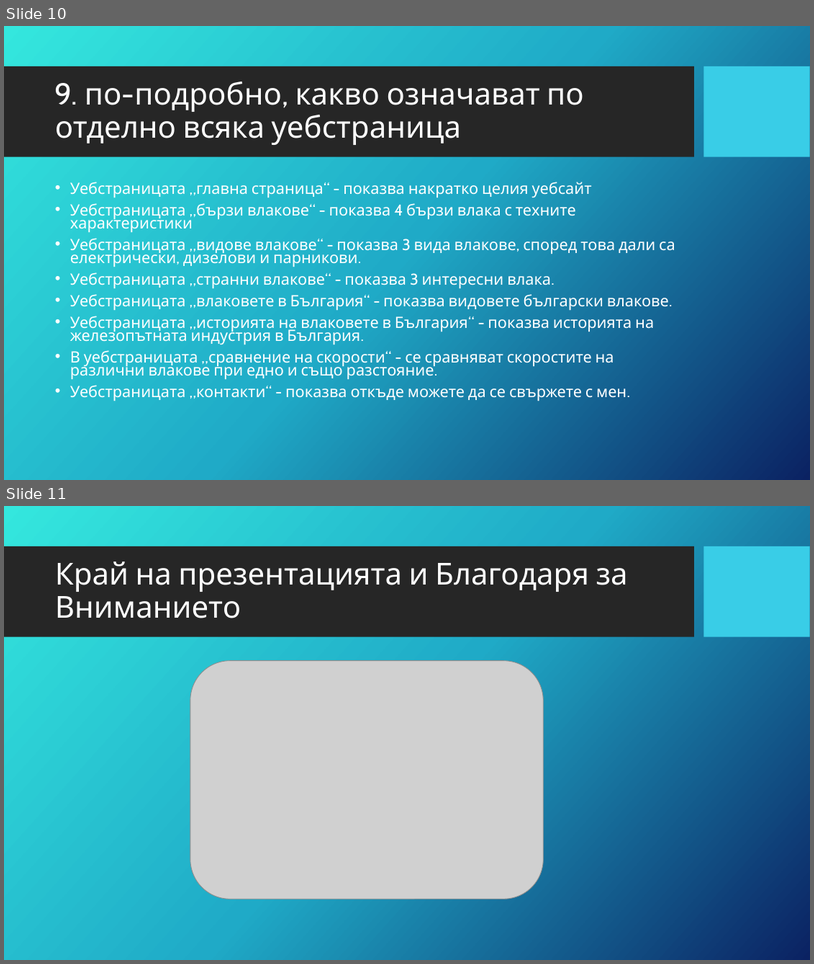
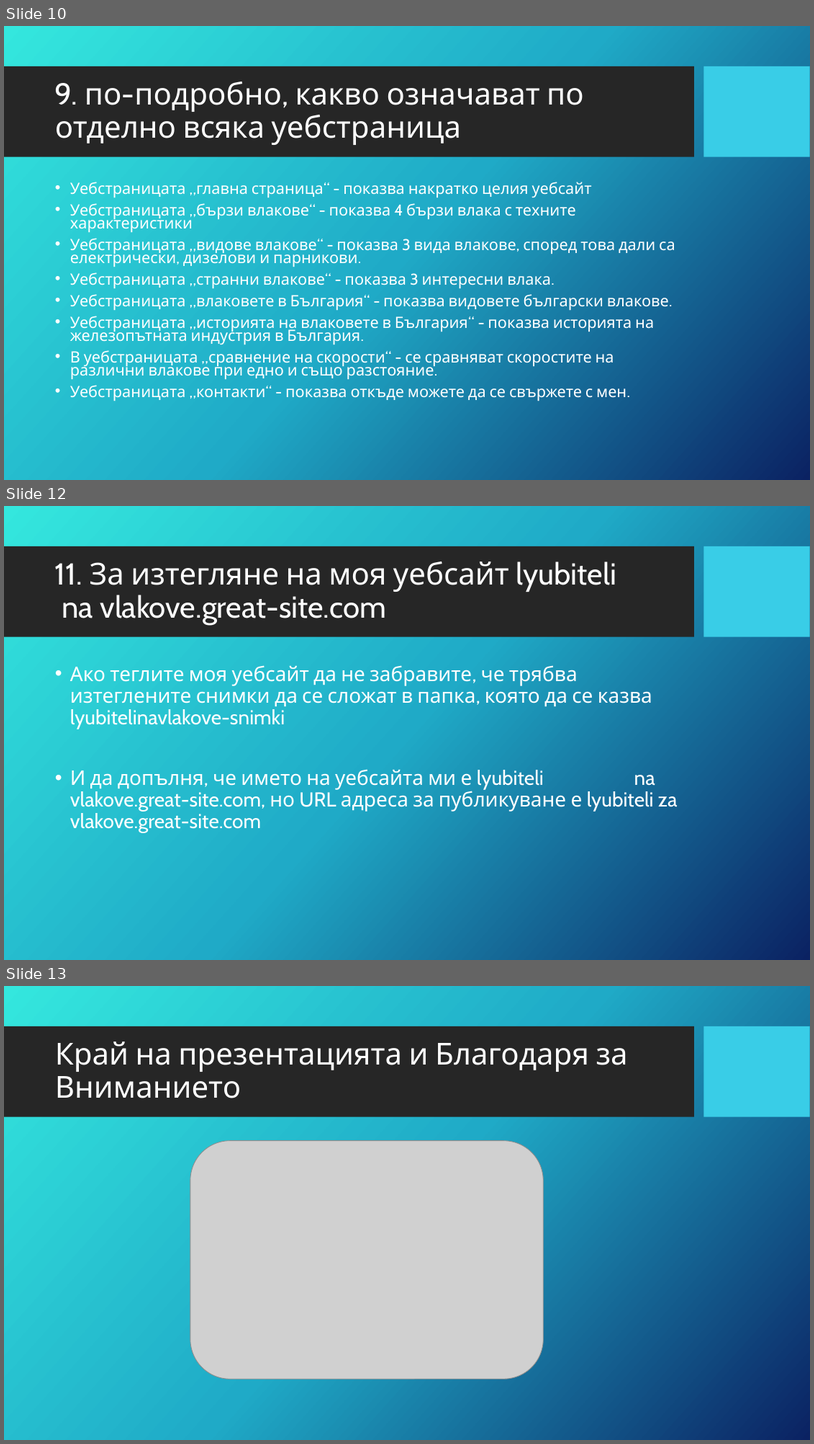
Before and after one commit to ITPG-CODEWARS/codewars-2024-first-round-Philip096, a slide deck: Презентация за Описание на моя уебсайт lyubiteli na vlakove.great-site.com.pptx. Shown one above the other, each under a label of ours: slides 10 and 11 before the commit, slides 10, 12 and 13 after it; the slides between them are not shown. The pictures are 814x964 and 814x1444 pixels, drawn with LibreOffice and Linux fonts; fonts in the diff are those of the drawing; grey boxes stand for pictures; background and template pictures are left out. Boxes give left, top, right and bottom in pixels: in the first picture for what was removed or moved away, otherwise in the second. Text is boxed around its words. In the diff, an @@ line names an element or a change of style, - is before the commit and + after.

```diff
--- a/Презентация за Описание на моя уебсайт lyubiteli na vlakove.great-site.com.pptx
+++ b/Презентация за Описание на моя уебсайт lyubiteli na vlakove.great-site.com.pptx
@@ slide 12 added at (4, 506, 810, 960), background picture (left out); not listed: 2 template elements that a slide beside it also shows @@
@@ title added at (55, 561, 617, 625), 36 pt, text #FFFFFF @@
+11. За изтегляне на моя уебсайт lyubiteli
+na vlakove.great-site.com
@@ text added at (70, 665, 678, 833), 24 pt, text #FFFFFF @@
+• Ако теглите моя уебсайт да не забравите, че трябва изтеглените снимки да се сложат в папка, която да се казва lyubitelinavlakove-snimki
+• И да допълня, че името на уебсайта ми е lyubiteli na vlakove.great-site.com, но URL адреса за публикуване е lyubiteli za vlakove.great-site.com
@@ what was slide 11 is now slide 13 @@
```
Also in this commit, not shown: 1 slide changed, 1 other slide added.
